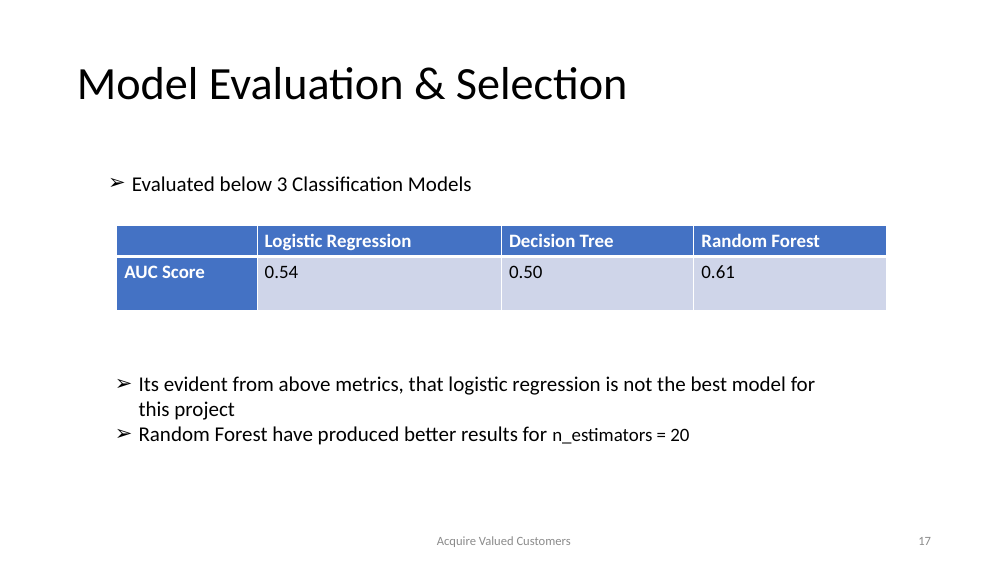
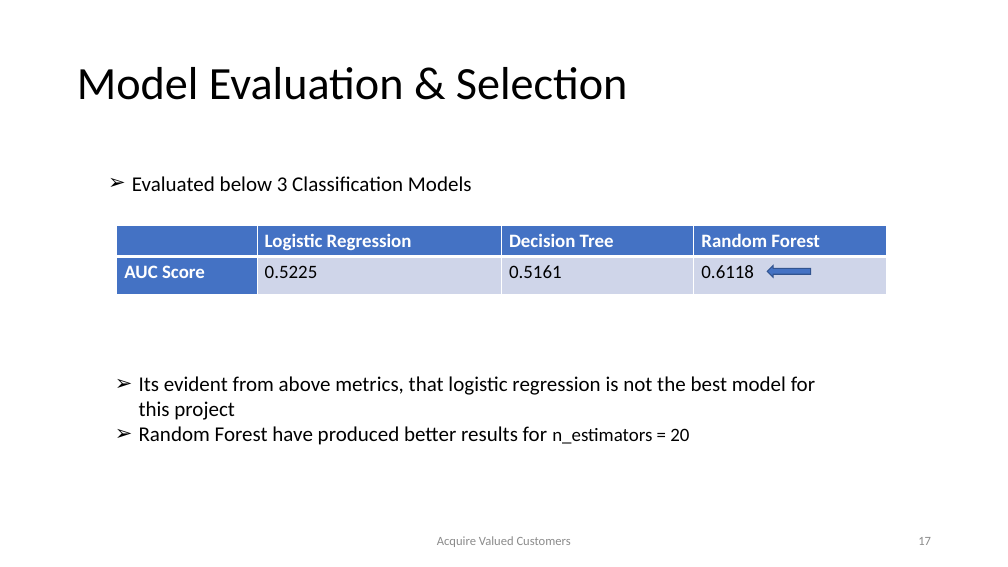
Before and after one commit to samudassir/acquirevaluedcustomers, a slide deck: slide 17 of project_report/project_presentation_II.pptx. Drawn at 1008x567 pixels with LibreOffice and Linux fonts; fonts in the diff are those of the drawing. Boxes give left, top, right and bottom in pixels: in the first picture for what was removed or moved away, otherwise in the second. Text is boxed around its words. In the diff, an @@ line names an element or a change of style, - is before the commit and + after.

```diff
--- a/project_report/project_presentation_II.pptx
+++ b/project_report/project_presentation_II.pptx
@@ table at (117, 226, 886, 294) @@
-row 2: AUC Score | 0.54 | 0.50 | 0.61
+row 2: AUC Score | 0.5225 | 0.5161 | 0.6118
@@ left arrow added at (768, 265, 811, 277), fill #4472C4, outline #325491 1 pt @@
```
Also in this commit, not shown: 2 other slides changed, 1 slide added, 6 other files.
